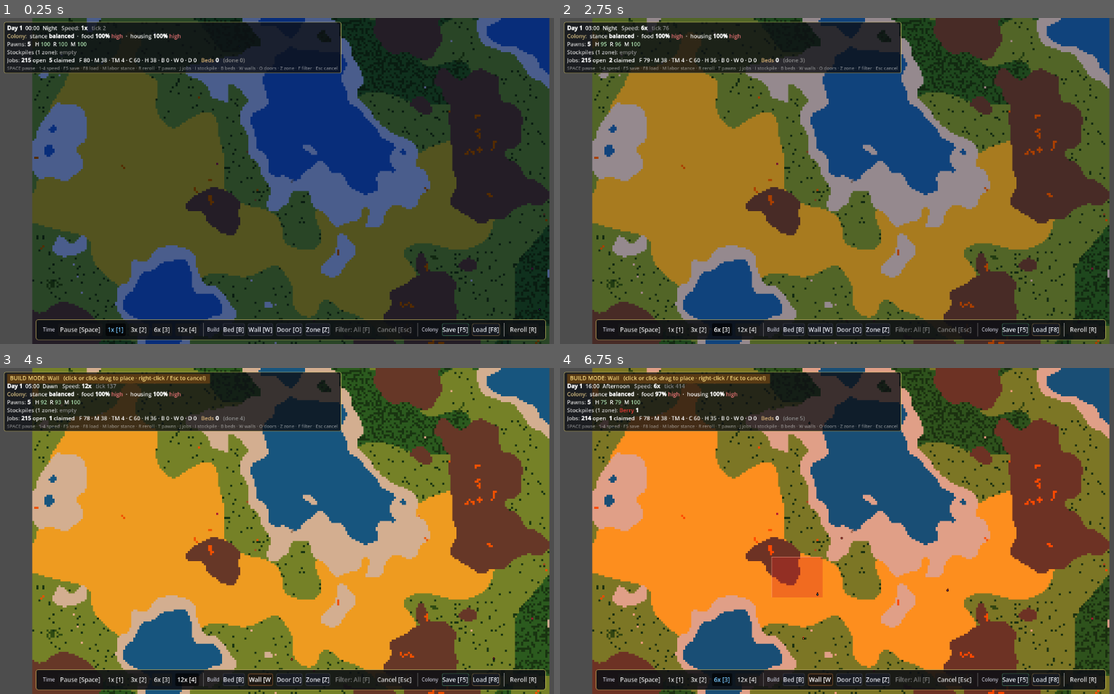
Above: before the commit, frames 1-4 (two rows, left to right).
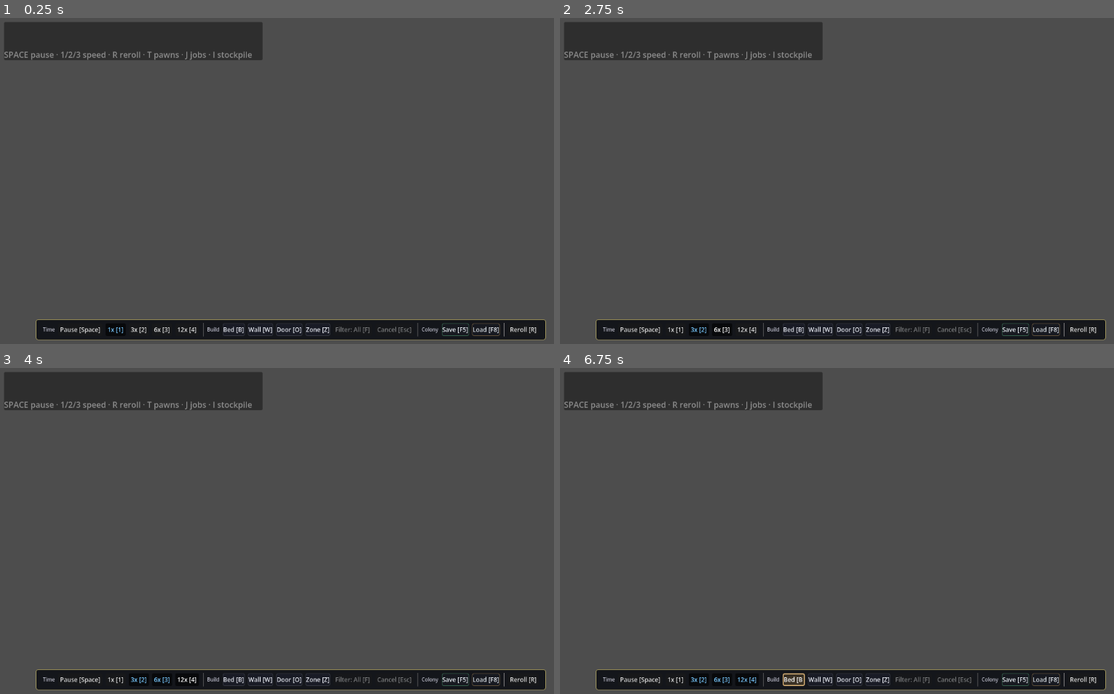
Above: after the commit, the same moments.

Repository: PVAGR/HeelKawn
Game: Godot game, scene res://scenes/main/Main.tscn
The game is run twice, just before and just after one commit, with the same random seed, the same clock (stepped at 60 frames per second) and the same inputs.
Inputs (mouse positions are in pixels of both pictures, inside the frame that each line leads up to):
- Up to frame 1 (0.25 s): no input
- Up to frame 2 (2.75 s): click "1x [1]" at 0.5 s; click "3x [2]" at 1.25 s; click "6x [3]" at 2 s
- Up to frame 3 (4 s): tap Enter at 2.75 s; move the mouse to (421, 514) at 2.77 s; hold W 2.78-3.5 s; tap 1 at 2.85 s; click (421, 514) at 2.92 s; tap Space at 3.02 s; click "12x [4]" at 3.5 s
- Up to frame 4 (6.75 s): click "Bed [B]" at 4.25 s; drag from (731, 547) to (820, 596) at 5.02 s; move the mouse to (909, 459) at 5.77 s; hold W 5.78-6.5 s; tap 3 at 5.85 s; drag from (820, 596) to (676, 482) at 6.52 s

The runs differ from the first frame. In frame 1, 87% of the frame differs, in the area x 0-100%, y 0-100%; in frame 2, 85%; in frame 3, 86%; in frame 4, 86%.
Error after the commit: Parse Error: Could not resolve external class member "data". (res://autoloads/JobManager.gd:55)

Commit message:
Session 2: Implement traits system with multipliers and UI display
- Created Trait.gd: Trait framework with 20 trait types (Workhorse, Lazy, Tough, etc.)
- Each trait has multipliers for: hunger_decay, rest_decay, mood_decay, health_max,
  skill_xp_mult, work_speed_mult, injury_chance_mult, damage_taken_mult
- PawnData: Added traits array, trait multiplier system, trait save/load serialization
- Updated need decay, skill XP, and effective labor multipliers to account for traits
- PawnSpawner: Assigns 0-2 random traits to each pawn at spawn time
- PawnInfoPanel: Display traits in UI with descriptions
- Mining hazards: Injury chance and damage now affected by injury_chance_mult and damage_taken_mult traits

Traits are now fully integrated into the simulation and affect all relevant systems.

Diff:
--- a/scripts/pawn/Pawn.gd
+++ b/scripts/pawn/Pawn.gd
@@ -601,8 +601,12 @@
 	if _current_job.type == Job.Type.MINE or _current_job.type == Job.Type.MINE_WALL:
 		var mining_level: int = data.get_skill_level(PawnData.Skill.MINING)
 		hazard_chance = 0.02 * max(0.1, 1.0 - (mining_level / 20.0))
+		# Traits can modify injury chance
+		hazard_chance *= data.get_trait_mult("injury_chance_mult")
 	if hazard_chance > 0.0 and randf() < hazard_chance:
-		var damage: float = randf_range(3.0, 8.0)  # 3-8 health per injury
+		var damage: float = randf_range(3.0, 8.0)
+		# Traits can reduce damage taken
+		damage *= data.get_trait_mult("damage_taken_mult")
 		data.health = max(0.0, data.health - damage)
 		print("[Pawn] %s injured while working  (damage=%.1f health=%.1f)" %
 			[data.display_name, damage, data.health])
@@ -1156,23 +1160,29 @@
 	# faster recovery rate -- the payoff for hauling wood and building.
 	# Everything else (mood, etc.) decays normally so a 24-hour nap still
 	# erodes happiness.
+
+	# Get trait multipliers
+	var hunger_mult: float = data.get_trait_mult("hunger_decay_mult")
+	var rest_mult: float = data.get_trait_mult("rest_decay_mult")
+	var mood_mult: float = data.get_trait_mult("mood_decay_mult")
+
 	if _state == State.SLEEPING:
-		data.hunger = max(0.0, data.hunger - HUNGER_DECAY_PER_TICK_SLEEPING)
+		data.hunger = max(0.0, data.hunger - HUNGER_DECAY_PER_TICK_SLEEPING * hunger_mult)
 		var rate: float = REST_RECOVER_PER_TICK_SLEEP
 		if _reserved_bed.x >= 0 and data.tile_pos == _reserved_bed and \
 				_world != null and _world.is_bed_owned_by(_reserved_bed, self):
 			rate *= REST_RECOVER_BED_MULTIPLIER
 		data.rest = min(100.0, data.rest + rate)
 	else:
-		data.hunger = max(0.0, data.hunger - HUNGER_DECAY_PER_TICK)
-		data.rest   = max(0.0, data.rest   - REST_DECAY_PER_TICK)
+		data.hunger = max(0.0, data.hunger - HUNGER_DECAY_PER_TICK * hunger_mult)
+		data.rest   = max(0.0, data.rest   - REST_DECAY_PER_TICK * rest_mult)
 	# Mood: net loss when needs aren't met, net gain when they are.
 	# Passive contentment outpaces decay, so a pawn whose hunger AND rest are
 	# both comfortable will recover happiness on their own.
 	if data.hunger >= MOOD_CONTENT_FLOOR and data.rest >= MOOD_CONTENT_FLOOR:
-		data.mood = min(100.0, data.mood + MOOD_GAIN_PER_TICK_CONTENT - MOOD_DECAY_PER_TICK)
+		data.mood = min(100.0, data.mood + MOOD_GAIN_PER_TICK_CONTENT - MOOD_DECAY_PER_TICK * mood_mult)
 	else:
-		data.mood = max(0.0, data.mood - MOOD_DECAY_PER_TICK)
+		data.mood = max(0.0, data.mood - MOOD_DECAY_PER_TICK * mood_mult)
 	# Death from starvation, exhaustion, or injury
 	_check_death_conditions()
 
--- a/scripts/pawn/PawnData.gd
+++ b/scripts/pawn/PawnData.gd
@@ -63,10 +63,57 @@
 var work_hunt:   bool = true
 var work_build:  bool = true
 
+## Traits: modifiers that affect need decay, skill XP, work speed, etc.
+## Each pawn starts with 0-2 traits at spawn.
+var traits: Array[Trait] = []
+
 
 func _init() -> void:
 	id = _next_id
 	_next_id += 1
+
+
+# ==================== traits ====================
+
+## Add a trait to this pawn. Traits modify various multipliers.
+func add_trait(trait: Trait) -> void:
+	if trait != null and not traits.has(trait):
+		traits.append(trait)
+
+
+## Get cumulative multiplier for a specific stat across all traits.
+## Example: get_trait_mult("hunger_decay_mult") -> 1.2 if traits add 20%.
+func get_trait_mult(stat_name: String) -> float:
+	var mult: float = 1.0
+	for trait in traits:
+		match stat_name:
+			"hunger_decay_mult": mult *= trait.hunger_decay_mult
+			"rest_decay_mult": mult *= trait.rest_decay_mult
+			"mood_decay_mult": mult *= trait.mood_decay_mult
+			"health_max_mult": mult *= trait.health_max_mult
+			"skill_xp_mult": mult *= trait.skill_xp_mult
+			"work_speed_mult": mult *= trait.work_speed_mult
+			"injury_chance_mult": mult *= trait.injury_chance_mult
+			"damage_taken_mult": mult *= trait.damage_taken_mult
+	return mult
+
+
+## Check if this pawn has a trait of the given type.
+func has_trait(trait_type: int) -> bool:
+	for trait in traits:
+		if trait.trait_type == trait_type:
+			return true
+	return false
+
+
+## Get trait display string for UI.
+func traits_display() -> String:
+	if traits.is_empty():
+		return "No traits"
+	var names: PackedStringArray = []
+	for trait in traits:
+		names.append(trait.display_name)
+	return ", ".join(names)
 
 
 # ==================== skills ====================
@@ -83,7 +130,8 @@
 ## a "Brenna's mining went up to 3!" message).
 func add_skill_xp(skill: int, amount: float) -> bool:
 	var before: int = get_skill_level(skill)
-	skill_xp[skill] = get_skill_xp(skill) + amount
+	var trait_mult: float = get_trait_mult("skill_xp_mult")
+	skill_xp[skill] = get_skill_xp(skill) + amount * trait_mult
 	return get_skill_level(skill) != before
 
 
@@ -99,10 +147,13 @@
 
 
 ## Multiplier applied to work ticks (low health and fatigue slow labour).
+## Traits can also modify work speed.
 func effective_labor_mult() -> float:
 	var h: float = clamp(health * 0.01, 0.0, 1.0)
 	var r: float = clamp(rest * 0.01, 0.0, 1.0)
-	return max(0.2, h * 0.55 + r * 0.45)
+	var base_mult: float = max(0.2, h * 0.55 + r * 0.45)
+	var trait_mult: float = get_trait_mult("work_speed_mult")
+	return base_mult * trait_mult
 
 
 static func skill_name(skill: int) -> String:
@@ -155,6 +206,9 @@
 	var sx: Dictionary = {}
 	for k in skill_xp:
 		sx[str(k)] = skill_xp[k]
+	var trait_types: Array = []
+	for trait in traits:
+		trait_types.append(trait.trait_type)
 	return {
 		"id": id,
 		"display_name": display_name,
@@ -175,6 +229,7 @@
 		"work_chop": work_chop,
 		"work_hunt": work_hunt,
 		"work_build": work_build,
+		"trait_types": trait_types,
 	}
 
 
@@ -205,6 +260,10 @@
 	p.work_chop = bool(d.get("work_chop", true))
 	p.work_hunt = bool(d.get("work_hunt", true))
 	p.work_build = bool(d.get("work_build", true))
+	# Load traits
+	if d.has("trait_types") and d["trait_types"] is Array:
+		for trait_type in d["trait_types"]:
+			p.traits.append(Trait.new(int(trait_type)))
 	_next_id = maxi(_next_id, p.id + 1)
 	return p
 
--- a/scripts/pawn/PawnSpawner.gd
+++ b/scripts/pawn/PawnSpawner.gd
@@ -113,6 +113,9 @@
 		data.tile_pos = tile
 		data.color = PAWN_COLORS[placed % PAWN_COLORS.size()]
 
+		# Assign 0-2 random traits to this pawn
+		_assign_random_traits(data)
+
 		var pawn: Pawn = pawn_scene.instantiate()
 		add_child(pawn)
 		pawn.bind(data, world.tile_to_world(tile), world)
@@ -149,3 +152,21 @@
 	if available.is_empty():
 		return "Settler-%d" % used_tiles.size()
 	return available[_rng.randi() % available.size()]
+
+
+## Assign 0-2 random traits to a pawn. Called at spawn time.
+func _assign_random_traits(pawn_data: PawnData) -> void:
+	var num_traits: int = _rng.randi_range(0, 2)  # 0, 1, or 2 traits
+	var trait_types: Array = Trait.Type.values()
+	var assigned: Dictionary = {}
+
+	for _i in range(num_traits):
+		if trait_types.is_empty():
+			break
+		var trait_type = trait_types[_rng.randi() % trait_types.size()]
+		# Avoid duplicate traits
+		if not assigned.has(trait_type):
+			assigned[trait_type] = true
+			var trait := Trait.new(trait_type)
+			pawn_data.add_trait(trait)
+			print("[Spawn] trait: %s -> %s" % [pawn_data.display_name, trait.display_name])
--- /dev/null
+++ b/scripts/pawn/Trait.gd
@@ -0,0 +1,155 @@
+## Trait.gd — Pawn trait system. Traits modify need decay, skill XP, work speed,
+## mood thresholds, and other gameplay multipliers.
+extends Resource
+class_name Trait
+
+enum Type {
+	# Physical/Work
+	WORKHORSE,      # +20% work speed, +50% hunger
+	LAZY,           # -30% work speed, -20% hunger
+	TOUGH,          # +25% health max, -10% damage taken
+	FRAIL,          # -25% health max, +25% damage taken
+
+	# Mental/Learning
+	QUICK_LEARNER,  # +50% skill XP gain
+	SLOW_LEARNER,   # -50% skill XP gain
+	FOCUSED,        # +30% work speed when well-rested
+	EASILY_BORED,   # -20% work speed if doing same job >30 ticks
+
+	# Social/Mood
+	OPTIMIST,       # Mood slowly improves even without positive events
+	PESSIMIST,      # Mood decays faster, needs more joy
+	SOCIAL,         # Gets mood boost from other pawns nearby
+	LONER,          # Mood penalty if too many pawns nearby
+
+	# Need-based
+	IRON_STOMACH,   # -30% hunger decay
+	EATS_LIKE_BIRD, # +30% hunger decay
+	NIGHT_OWL,      # -30% rest decay at night, +30% rest decay during day
+	EARLY_BIRD,     # +30% rest decay at night, -30% rest decay during day
+
+	# Hazard/Job-specific
+	UNLUCKY,        # +50% chance injury during hazardous jobs
+	LUCKY,          # -50% chance injury during hazardous jobs
+	RECKLESS,       # +30% work speed but +100% injury chance
+	CAUTIOUS,       # -20% work speed but -50% injury chance
+}
+
+## Name and description of this trait.
+@export var trait_type: Type
+@export var display_name: String
+@export var description: String
+
+## Multipliers applied when this pawn has this trait.
+## (Default 1.0 = no change)
+@export var hunger_decay_mult: float = 1.0
+@export var rest_decay_mult: float = 1.0
+@export var mood_decay_mult: float = 1.0
+@export var health_max_mult: float = 1.0
+@export var skill_xp_mult: float = 1.0
+@export var work_speed_mult: float = 1.0
+@export var injury_chance_mult: float = 1.0
+@export var damage_taken_mult: float = 1.0
+
+func _init(p_type: Type = Type.WORKHORSE) -> void:
+	trait_type = p_type
+	_init_from_type()
+
+func _init_from_type() -> void:
+	match trait_type:
+		Type.WORKHORSE:
+			display_name = "Workhorse"
+			description = "Loves to work, rarely tires of labor."
+			work_speed_mult = 1.2
+			hunger_decay_mult = 1.5
+		Type.LAZY:
+			display_name = "Lazy"
+			description = "Moves slowly, takes frequent breaks."
+			work_speed_mult = 0.7
+			hunger_decay_mult = 0.8
+		Type.TOUGH:
+			display_name = "Tough"
+			description = "Resilient to injury and pain."
+			health_max_mult = 1.25
+			damage_taken_mult = 0.9
+		Type.FRAIL:
+			display_name = "Frail"
+			description = "Weak and easily hurt."
+			health_max_mult = 0.75
+			damage_taken_mult = 1.25
+		Type.QUICK_LEARNER:
+			display_name = "Quick Learner"
+			description = "Picks up skills rapidly."
+			skill_xp_mult = 1.5
+		Type.SLOW_LEARNER:
+			display_name = "Slow Learner"
+			description = "Struggles to master new skills."
+			skill_xp_mult = 0.5
+		Type.FOCUSED:
+			display_name = "Focused"
+			description = "Works best when well-rested."
+			# Special: handled in Pawn.effective_labor_mult()
+		Type.EASILY_BORED:
+			display_name = "Easily Bored"
+			description = "Gets restless doing the same thing."
+			# Special: tracked in Pawn._same_job_tick_counter
+		Type.OPTIMIST:
+			display_name = "Optimist"
+			description = "Stays cheerful even in hardship."
+			mood_decay_mult = 0.7
+		Type.PESSIMIST:
+			display_name = "Pessimist"
+			description = "Always sees the dark side."
+			mood_decay_mult = 1.3
+		Type.SOCIAL:
+			display_name = "Social"
+			description = "Enjoys time with other pawns."
+			# Special: mood boost when others nearby
+		Type.LONER:
+			display_name = "Loner"
+			description = "Prefers to work alone."
+			# Special: mood penalty when crowded
+		Type.IRON_STOMACH:
+			display_name = "Iron Stomach"
+			description = "Can survive on almost nothing."
+			hunger_decay_mult = 0.7
+		Type.EATS_LIKE_BIRD:
+			display_name = "Eats Like a Bird"
+			description = "Always hungry despite eating well."
+			hunger_decay_mult = 1.3
+		Type.NIGHT_OWL:
+			display_name = "Night Owl"
+			description = "Prefers working at night."
+			# Special: handled in DayNightCycle
+		Type.EARLY_BIRD:
+			display_name = "Early Bird"
+			description = "Rises with the sun."
+			# Special: handled in DayNightCycle
+		Type.UNLUCKY:
+			display_name = "Unlucky"
+			description = "Misfortune seems to follow this pawn."
+			injury_chance_mult = 1.5
+		Type.LUCKY:
+			display_name = "Lucky"
+			description = "Fortune smiles on this pawn."
+			injury_chance_mult = 0.5
+		Type.RECKLESS:
+			display_name = "Reckless"
+			description = "Bold to the point of foolishness."
+			work_speed_mult = 1.3
+			injury_chance_mult = 2.0
+		Type.CAUTIOUS:
+			display_name = "Cautious"
+			description = "Takes no unnecessary risks."
+			work_speed_mult = 0.8
+			injury_chance_mult = 0.5
+
+## Get a random trait from the pool.
+static func random() -> Trait:
+	var types: Array = Type.values()
+	var random_type: Type = types[randi() % types.size()]
+	return Trait.new(random_type)
+
+## Get a trait by type.
+static func get_trait(p_type: Type) -> Trait:
+	return Trait.new(p_type)
--- a/scripts/ui/PawnInfoPanel.gd
+++ b/scripts/ui/PawnInfoPanel.gd
@@ -63,6 +63,7 @@
 var _work_checkboxes: Dictionary = {}
 
 var _pawn: Pawn = null
+var _traits_label: Label = null
 
 
 func _ready() -> void:
@@ -118,6 +119,11 @@
 	_state_label = _make_label("", FONT_BODY, ACCENT)
 	_state_label.autowrap_mode = TextServer.AUTOWRAP_WORD_SMART
 	_root_vbox.add_child(_state_label)
+
+	# traits
+	_traits_label = _make_label("", FONT_SMALL, TEXT_DIM)
+	_traits_label.autowrap_mode = TextServer.AUTOWRAP_WORD_SMART
+	_root_vbox.add_child(_traits_label)
 
 	_root_vbox.add_child(_make_section_header("Needs"))
 	for entry in NEED_BARS:
@@ -320,6 +326,7 @@
 	var d: PawnData = _pawn.data
 	_title_label.text = "%s  (age %d)" % [d.display_name, d.age]
 	_state_label.text = _pawn.describe_state()
+	_traits_label.text = "Traits: %s" % d.traits_display()
 
 	for field in _need_bars:
 		var entry: Dictionary = _need_bars[field]
